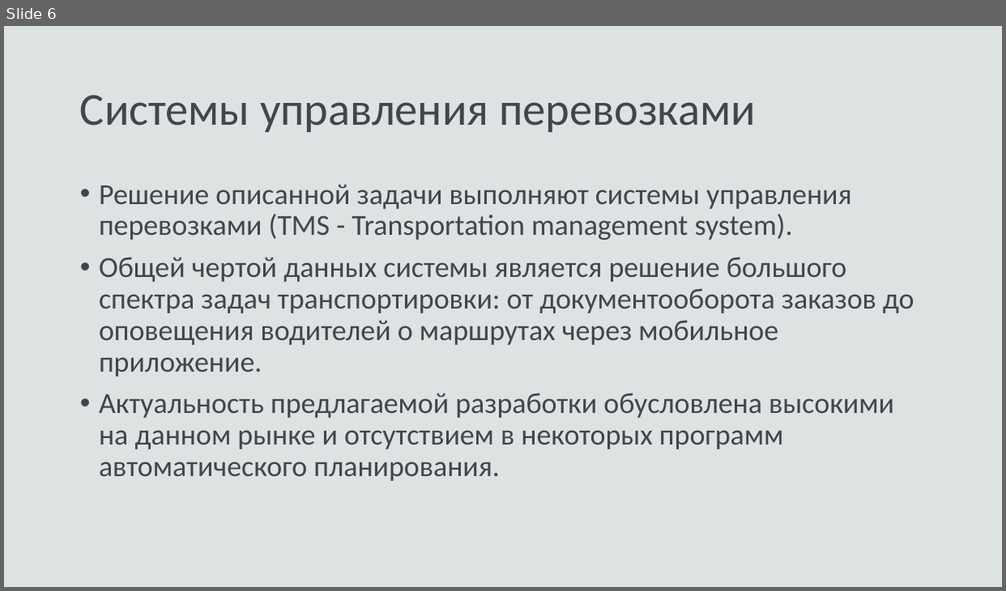
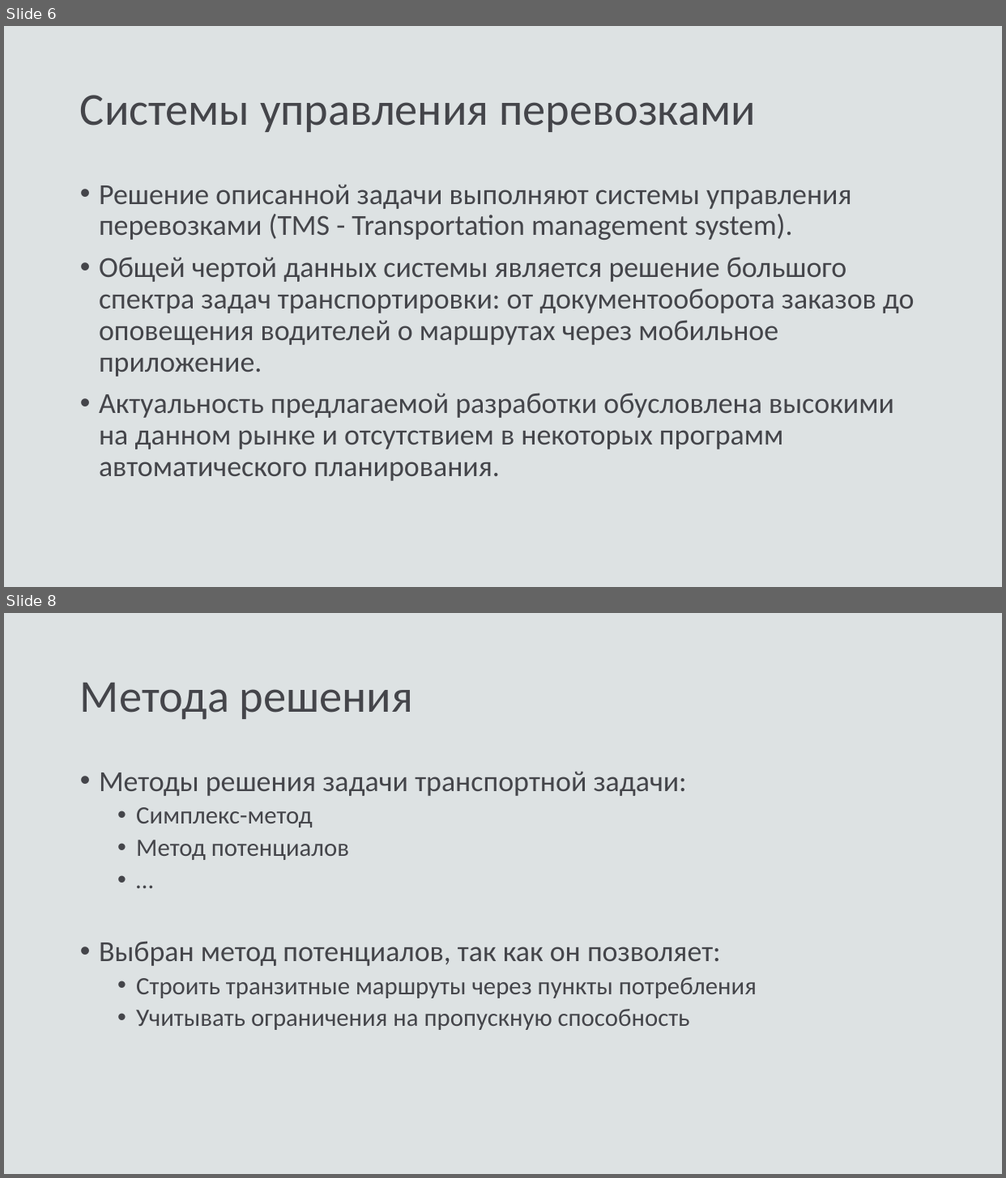
Before and after one commit to fairay/BachelorDiploma, a slide deck: presentation.pptx. Shown one above the other, each under a label of ours: slide 6 before the commit, slides 6 and 8 after it; the slides between them are not shown. The pictures are 1006x591 and 1006x1178 pixels, drawn with LibreOffice and Linux fonts; fonts in the diff are those of the drawing. Boxes give left, top, right and bottom in pixels: in the first picture for what was removed or moved away, otherwise in the second. Text is boxed around its words. In the diff, an @@ line names an element or a change of style, - is before the commit and + after.

```diff
--- a/presentation.pptx
+++ b/presentation.pptx
@@ slide 8 added at box(4, 613, 1002, 1174), background #DDE2E3 @@
@@ title added at box(80, 683, 413, 720), 44 pt, text #44454A @@
+Метода решения
@@ text added at box(99, 771, 756, 1030), 24 pt, text #44454A @@
+• Методы решения задачи транспортной задачи:
+  • Симплекс-метод
+  • Метод потенциалов
+  • …
+• Выбран метод потенциалов, так как он позволяет:
+  • Строить транзитные маршруты через пункты потребления
+  • Учитывать ограничения на пропускную способность
```
Also in this commit, not shown: 1 other slide added, 4 other files.
